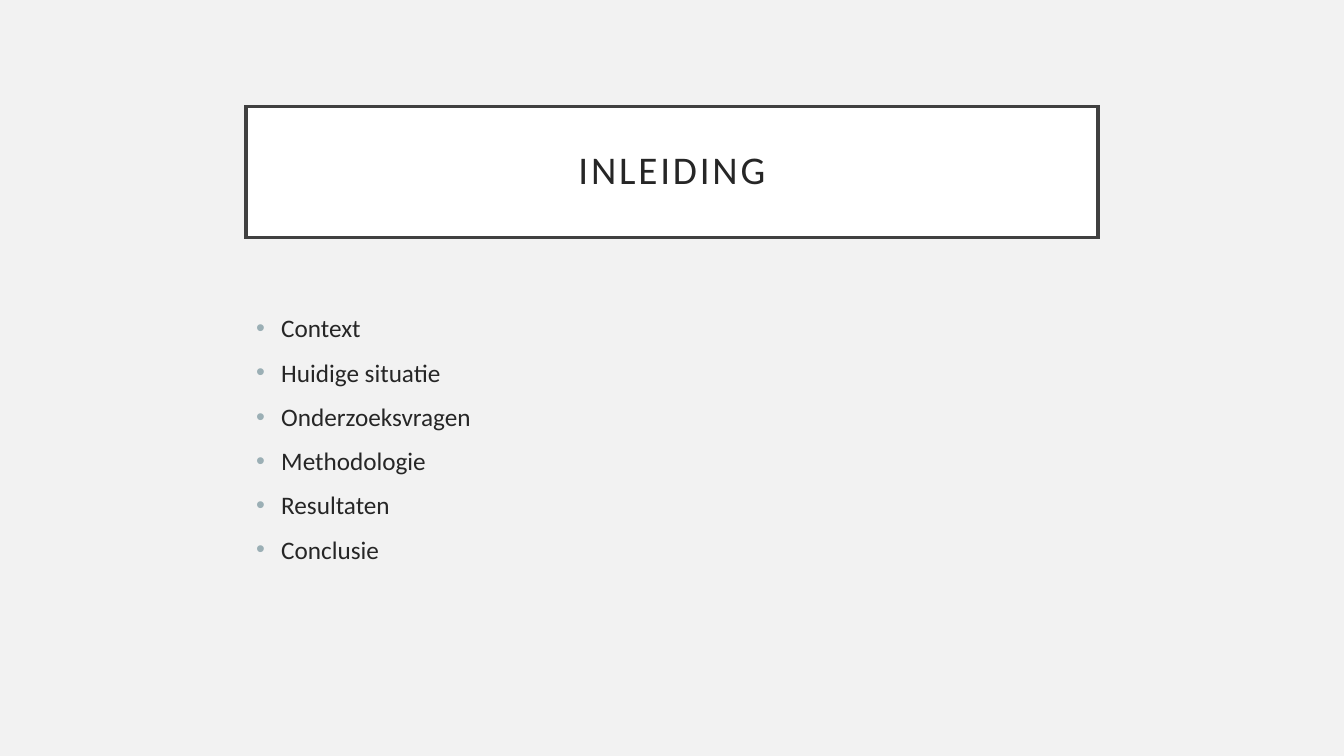
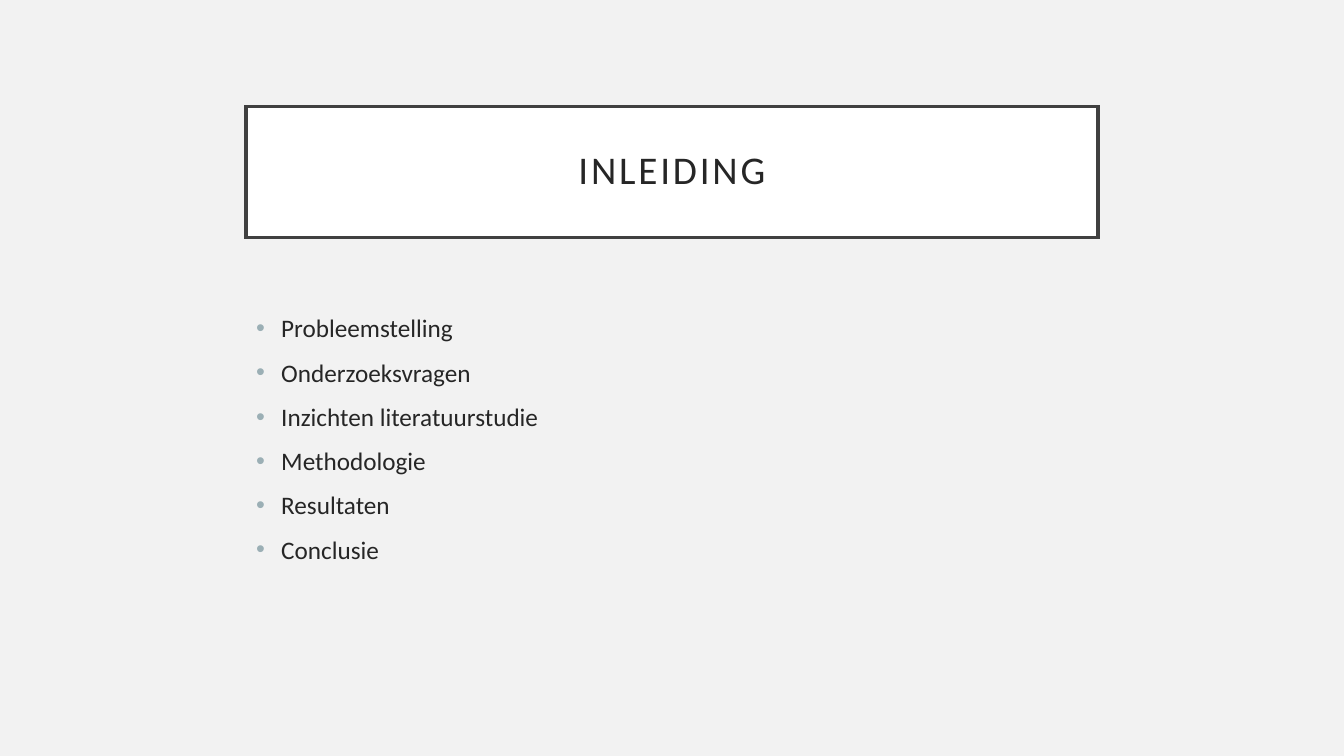
Before and after one commit to JanDeSomviele/Bachelorproef2025, a slide deck: slide 2 of Bachelorproef2025JanDeSomviele.odp. Drawn at 1344x756 pixels with LibreOffice and Linux fonts; fonts in the diff are those of the drawing. Boxes give left, top, right and bottom in pixels: in the first picture for what was removed or moved away, otherwise in the second. Text is boxed around its words. In the diff, an @@ line names an element or a change of style, - is before the commit and + after.

```diff
--- a/Bachelorproef2025JanDeSomviele.odp
+++ b/Bachelorproef2025JanDeSomviele.odp
@@ text at bbox=[281, 319, 452, 342]: text changed @@
-• Context
-• Huidige situatie
+• Probleemstelling
@@ text at bbox=[281, 408, 538, 426]: paragraph added @@
+• Inzichten literatuurstudie
```
Also in this commit, not shown: 7 other slides changed, 2 slides added, 2 other files.
